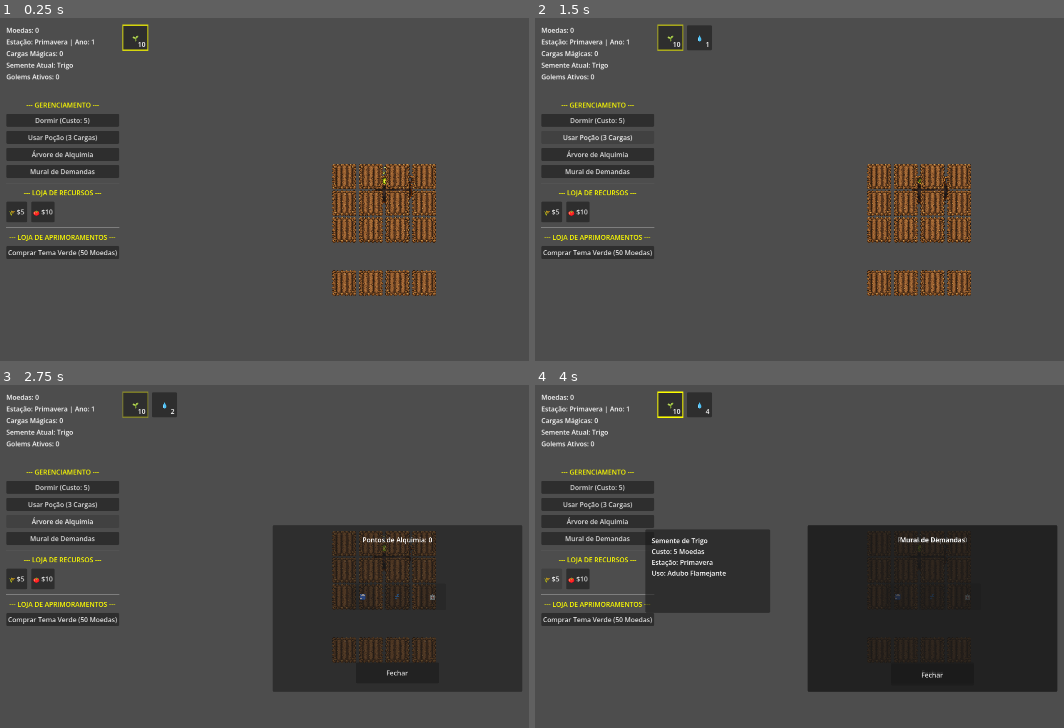
Above: before the commit, frames 1-4 (two rows, left to right).
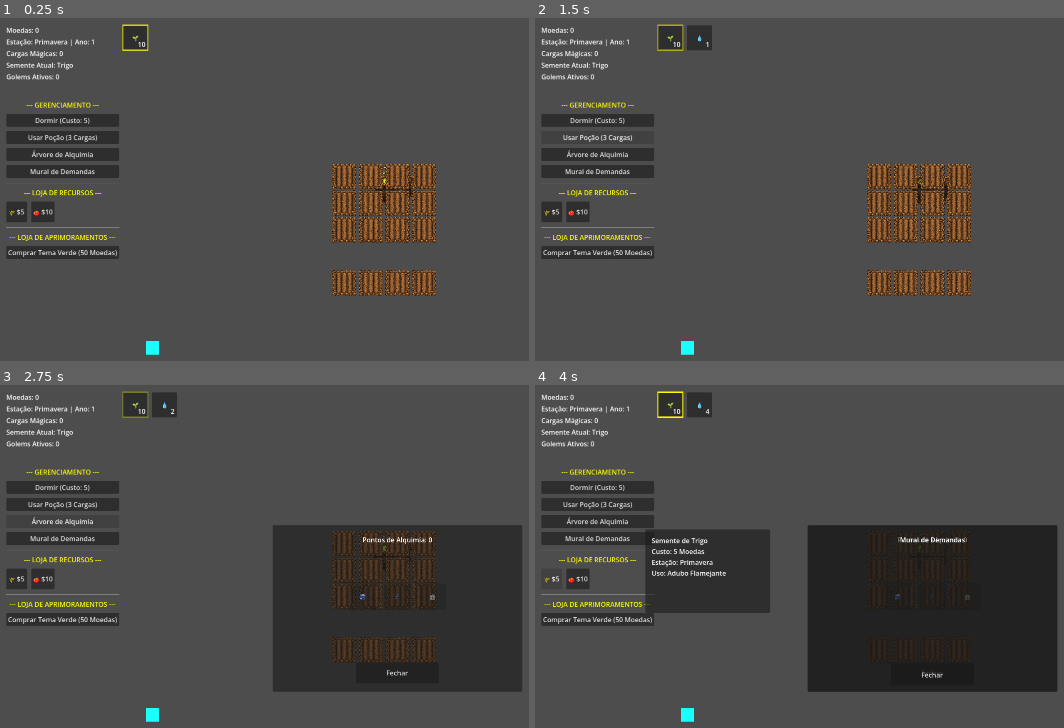
Above: after the commit, the same moments.

Repository: LeandroSatsuki/Cauldron-Crops
Game: Godot game, scene res://Scenes/Main.tscn
The game is run twice, just before and just after one commit, with the same random seed, the same clock (stepped at 60 frames per second) and the same inputs.
Inputs:
- Up to frame 1 (0.25 s): no input
- Up to frame 2 (1.5 s): click "Dormir (Custo: 5)" at 0.5 s; click "Usar Poção (3 Cargas)" at 1.25 s
- Up to frame 3 (2.75 s): click "Árvore de Alquimia" at 2 s
- Up to frame 4 (4 s): click "Mural de Demandas" at 2.75 s; click "🌾 $5" at 3.5 s

The runs differ from the first frame. In frame 1, 0.1% of the frame differs, in the area x 27-31%, y 94-99%; in frame 2, 0.1%; in frame 3, 0.1%; in frame 4, 0.1%.

Commit message:
implementacao inicial da IA do golem e deteccao de colheita no farmplot

Diff:
--- /dev/null
+++ b/Scenes/Golem.tscn
@@ -0,0 +1,11 @@
+[gd_scene format=3 uid="uid://c8aef365l3meu"]
+
+[node name="Golem" type="Node2D" unique_id=1412478923]
+
+[node name="ColorRect" type="ColorRect" parent="." unique_id=2024790360]
+custom_minimum_size = Vector2(32, 32)
+offset_left = 210.0
+offset_top = 90.0
+offset_right = 242.0
+offset_bottom = 122.0
+color = Color(0.101960786, 1, 1, 1)
--- a/Scenes/Main.tscn
+++ b/Scenes/Main.tscn
@@ -3,6 +3,7 @@
 [ext_resource type="Script" uid="uid://cs1q0furekbnj" path="res://Scripts/Main.gd" id="1_maingd"]
 [ext_resource type="PackedScene" path="res://Scenes/UI.tscn" id="2_uiscene"]
 [ext_resource type="PackedScene" uid="uid://ccka0djblsc4a" path="res://Scenes/Cauldron.tscn" id="3_cauldronscene"]
+[ext_resource type="PackedScene" uid="uid://c8aef365l3meu" path="res://Scenes/Golem.tscn" id="4_rgh2o"]
 
 [node name="World" type="Node2D" unique_id=1433733631]
 script = ExtResource("1_maingd")
@@ -10,3 +11,6 @@
 [node name="CauldronUI" parent="." unique_id=1614176975 instance=ExtResource("3_cauldronscene")]
 
 [node name="UI" parent="." unique_id=824803257 instance=ExtResource("2_uiscene")]
+
+[node name="Golem" parent="." unique_id=1412478923 instance=ExtResource("4_rgh2o")]
+position = Vector2(145, 690)
--- a/Scripts/FarmPlot.gd
+++ b/Scripts/FarmPlot.gd
@@ -20,6 +20,7 @@
 # Semente atual sendo cultivada
 var semente_atual: Dictionary = {}
 var semente_id_plantada: String = ""
+var pronto_para_colher: bool = false
 
 @onready var timer: Timer = $Timer
 @onready var color_rect = $ColorRect
@@ -34,6 +35,7 @@
 	global_position = Vector2(snap_x, snap_y)
 
 	add_to_group("lotes_terra")
+	add_to_group("lote_plantacao")
 	# Configura o timer como one-shot e conecta o sinal de timeout
 	if timer:
 		timer.one_shot = true
@@ -226,9 +228,13 @@
 
 func atualizar_visual_planta(semente_id: String, estagio_crescimento: int):
 	if semente_id == "":
+		pronto_para_colher = false
 		if has_node("SpritePlanta"):
 			$SpritePlanta.texture = null
 		return
+
+	if estagio_crescimento == 2:
+		pronto_para_colher = true
 
 	var nomes_estagio = ["broto", "crescendo", "maduro"]
 	if estagio_crescimento < 0 or estagio_crescimento > 2:
--- /dev/null
+++ b/Scripts/Golem.gd
@@ -0,0 +1,58 @@
+extends Node2D
+
+const GRID_SIZE = 64.0
+const TEMPO_POR_BLOCO = 0.5 # Exatos 2 quadrados por segundo
+
+var base_pos: Vector2
+var estado: String = "IDLE"
+var alvo_atual: Node2D = null
+
+func _ready() -> void:
+	base_pos = global_position # Salva a casinha/baú
+	# Timer do "Cérebro" para pensar a cada segundo
+	var timer = Timer.new()
+	timer.wait_time = 1.0
+	timer.autostart = true
+	timer.timeout.connect(_pensar)
+	add_child(timer)
+
+func _pensar() -> void:
+	if estado == "IDLE":
+		_procurar_alvo()
+
+func _procurar_alvo() -> void:
+	var lotes = get_tree().get_nodes_in_group("lote_plantacao")
+	for lote in lotes:
+		# Checa a variavel que criamos no FarmPlot
+		if lote.get("pronto_para_colher") == true:
+			alvo_atual = lote
+			estado = "MOVING"
+			_iniciar_movimento(alvo_atual.global_position, _colher_planta)
+			break
+
+func _iniciar_movimento(destino: Vector2, callback: Callable) -> void:
+	# Calcula a distancia matematica exata para manter a velocidade constante
+	var distancia_pixels = global_position.distance_to(destino)
+	var distancia_em_blocos = distancia_pixels / GRID_SIZE
+	var tempo_viagem = distancia_em_blocos * TEMPO_POR_BLOCO
+
+	var tween = create_tween()
+	tween.tween_property(self, "global_position", destino, tempo_viagem)
+	tween.tween_callback(callback)
+
+func _colher_planta() -> void:
+	estado = "HARVESTING"
+	# Simula o tempo arrancando a planta
+	await get_tree().create_timer(1.0).timeout
+
+	if alvo_atual and is_instance_valid(alvo_atual):
+		# Aqui chamaremos a funcao de colheita do FarmPlot no futuro
+		alvo_atual.set("pronto_para_colher", false)
+
+	estado = "RETURNING"
+	_iniciar_movimento(base_pos, _chegar_na_base)
+
+func _chegar_na_base() -> void:
+	estado = "IDLE"
+	alvo_atual = null
+	# Aqui os itens vao para o bau/inventario no futuro
